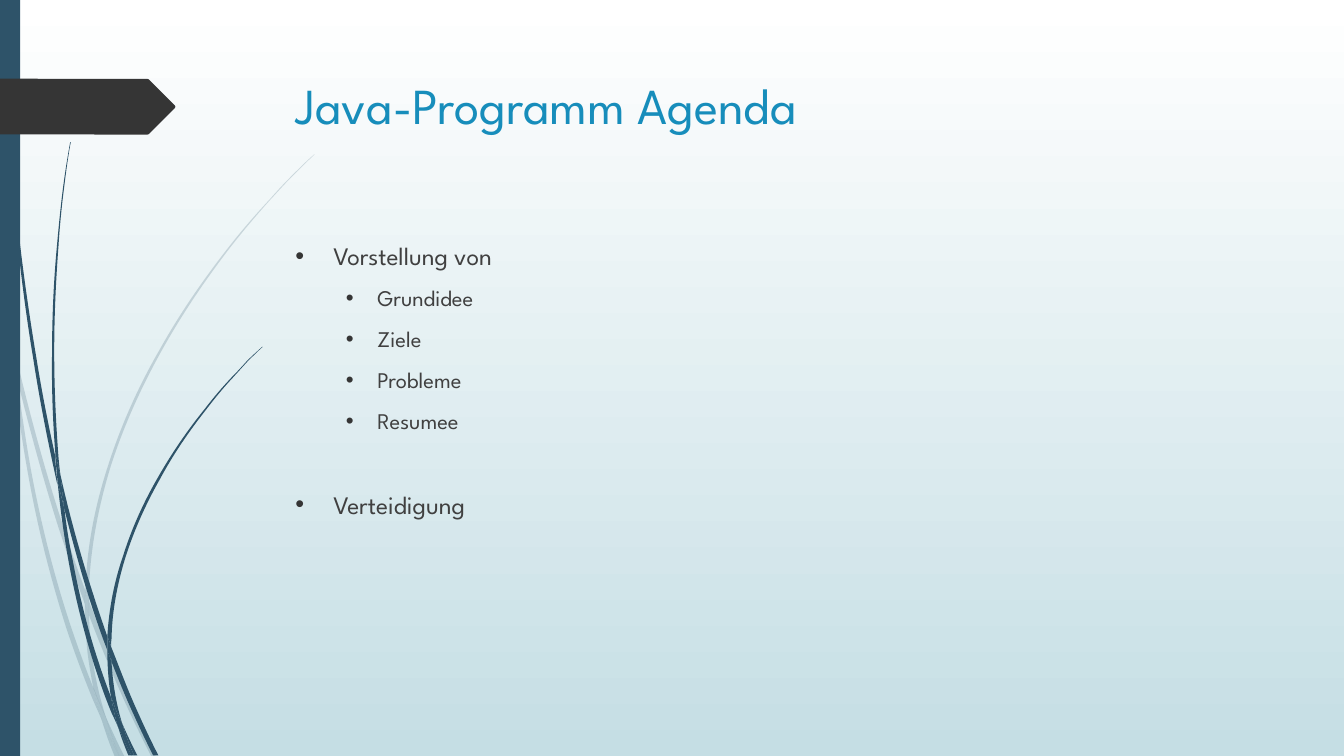
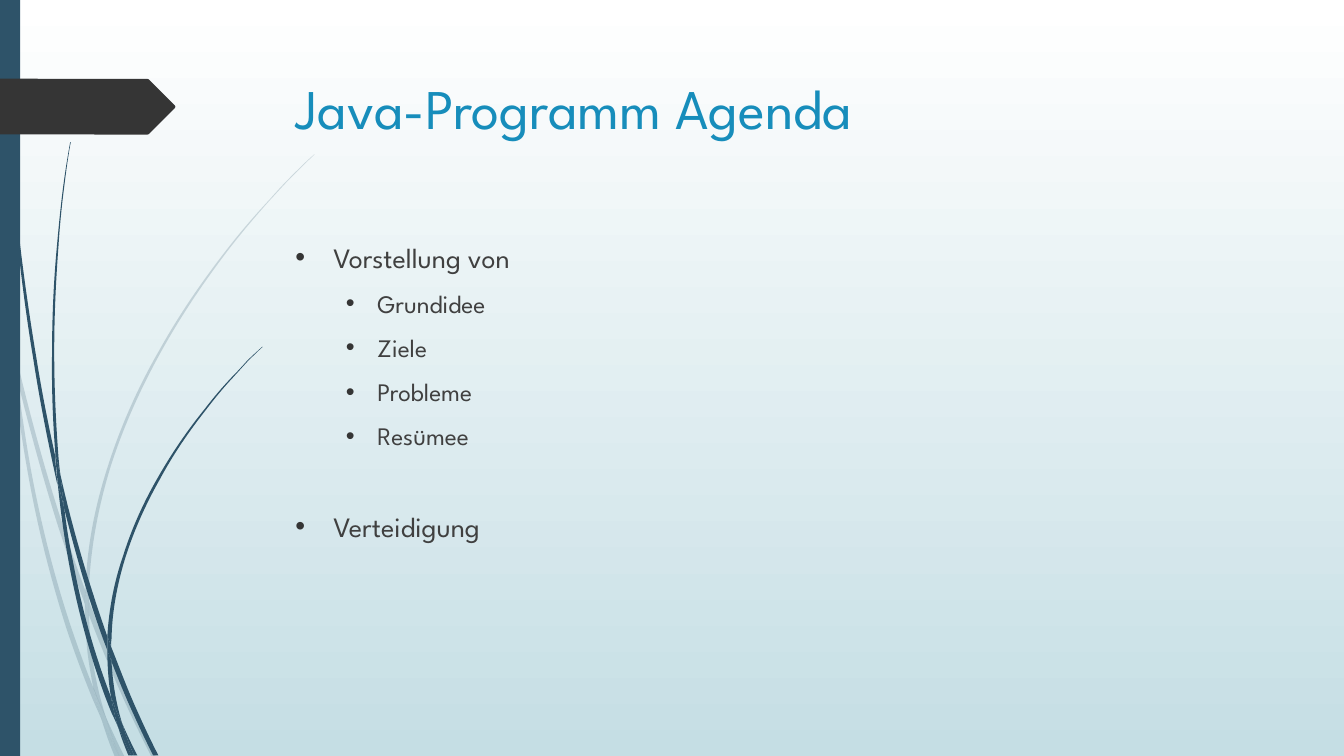
Before and after one commit to Katzenfuetterungsanlage/fuettr_prototype, a slide deck: slide 2 of Diplomarbeit/Powerpoint/Harrer.pptx. Drawn at 1344x756 pixels with LibreOffice and Linux fonts; fonts in the diff are those of the drawing. Boxes give left, top, right and bottom in pixels: in the first picture for what was removed or moved away, otherwise in the second. Text is boxed around its words. In the diff, an @@ line names an element or a change of style, - is before the commit and + after.

Commit message:
Harrer Text und Präsentation

```diff
--- a/Diplomarbeit/Powerpoint/Harrer.pptx
+++ b/Diplomarbeit/Powerpoint/Harrer.pptx
@@ title "Java-Programm Agenda" at [296, 90, 852, 142]: size 36 to 40 pt @@
@@ text at [333, 248, 510, 543]: size 18 to 20 pt in "Vorstellung von", "Verteidigung"; size 16 to 18 pt in "Grundidee", "Ziele", "Probleme" @@
@@ text at [377, 428, 469, 446]: text changed; size 16 to 18 pt @@
-  • Resumee
+  • Resümee
```
Also in this commit, not shown: 5 other slides changed, 1 other file.
